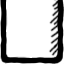
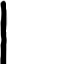
Before/after of a w=64, h=64 layered artwork. What changed in the layer stack:
added layer "VerticalLeftEnemyTop" in group "Plaza" over (0, 0, 8, 64)
hid "Bottom" over (0, 0, 64, 64)
